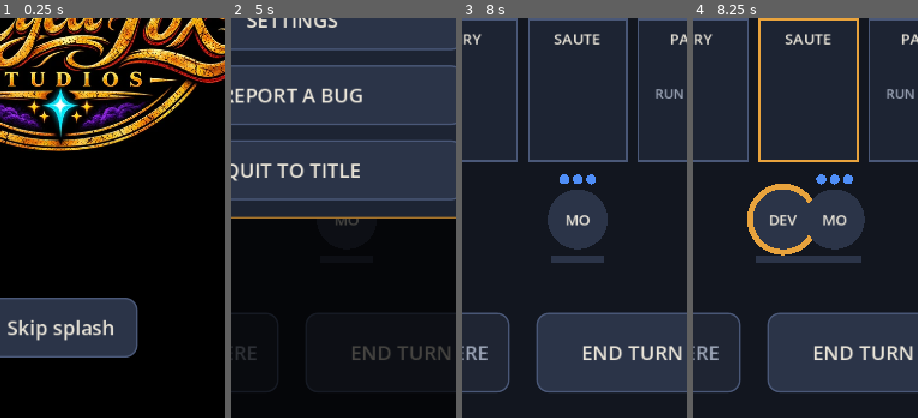
Above: before the commit, frames 1-4 (left to right).
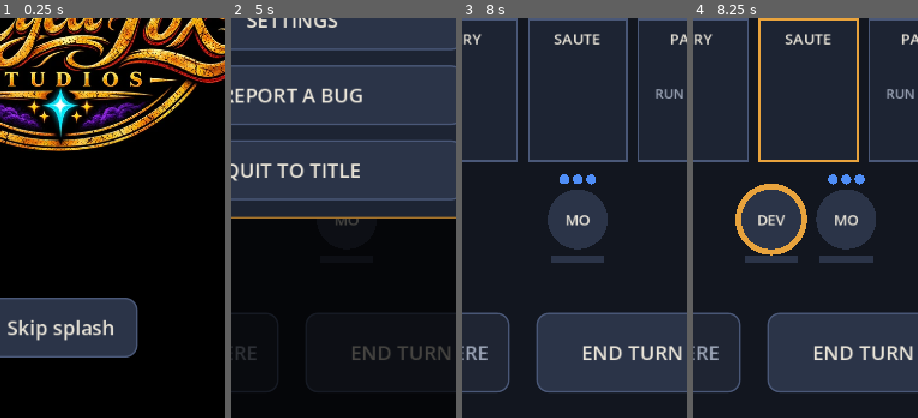
Above: after the commit, the same moments.

Repository: duffpowell-commits/Rush
Game: Godot game, scene res://scenes/boot.tscn
Same seed, same stepped clock (60 frames per second), same inputs: the game is played once before the commit and once after it.
Inputs (mouse positions are % of the whole screen's width and height, from its top left):
- Up to frame 1 (0.25 s): no input
- Up to frame 2 (5 s): click "Skip splash" at 0.5 s; click "SKIP" at 1.25 s; click "NEW GAME" at 2 s; click "END TURN" at 2.75 s; click "FIRE" at 3.5 s; click "PAUSE" at 4.25 s
- Up to frame 3 (8 s): click "RESUME" at 5 s; tap Enter (ui_accept) at 5.75, 6.5, 7.25 s; move the mouse to (45, 70) at 5.77 s; hold W (move_up) 5.78-6.5 s; hold C (crouch) 5.78-6.5 s; click (45, 70) at 5.92 s; tap Space (jump) at 6.02, 6.05, 6.32, 7.55 s; drag from (80, 65) to (45, 70) at 6.52 s; move the mouse to (20, 35) at 7.27 s; hold A (move_left) from 7.28 s (still down); hold L (aim) from 7.28 s (still down)
- Up to frame 4 (8.25 s): release A (move_left) at 8 s; release L (aim) at 8 s; tap Enter (ui_accept) at 8 s; drag from (55, 50) to (20, 35) at 8.02 s
The pictures show only the part of the screen within x 36-86%, y 49-99%; the shares and areas given below are measured in that part.

Frames 1-3 are identical in both runs. In frame 4, 5.1% of the frame differs, in the area x 18-82%, y 39-62%.

Commit message:
Fix review blockers: no double score, dropped plates refire, burn shape cue
- Mid-service saves store only finished services' tickets, so a reload
  no longer counts the current service twice.
- A cook who walks out holding a plate sends that dish back to refire
  instead of leaving the ticket stuck as carried.
- The turn before a pan burns shows BURN! and a thick ring, not colour
  alone.
- Cooks sharing a station sit a full touch target apart; burns and
  walk-outs get a sound and subtitle.
- Tests for the score save and the dropped plate.

Co-Authored-By: Claude Opus 5.5 <noreply@anthropic.com>

Diff:
--- a/scripts/game.gd
+++ b/scripts/game.gd
@@ -69,7 +69,7 @@
 # ---------------------------------------------------------------- state + saving
 
 func state() -> Dictionary:
-	return {"level": level, "score": score, "lives": lives}
+	return {"level": level, "score": _night_before, "lives": lives}   # finished services only: a reload restarts the service
 
 
 func checkpoint() -> void:
@@ -207,7 +207,11 @@
 		k.walked = walked_before   # god mode: walked tables don't count
 	for e in k.events:
 		if e.begins_with("BURN"):
+			get_node("/root/Audio").sfx("bad", 0.8)
 			get_node("/root/Subs").cue("[sizzle: burn]")
+		elif e.ends_with("WALKED OUT"):
+			get_node("/root/Audio").sfx("bad", 0.6)
+			get_node("/root/Subs").cue("[door slams: cook walked out]")
 	if lives <= 0 or k.crew.all(func(c): return c.out):
 		game_over()
 		return
@@ -282,7 +286,7 @@
 			if i == c:
 				idx = same
 			same += 1
-	var off := 0.0 if same <= 1 else (idx - (same - 1) / 2.0) * 62.0
+	var off := 0.0 if same <= 1 else (idx - (same - 1) / 2.0) * (COOK_R * 2.0 + UI.GAP)
 	return Vector2(r.get_center().x + off, r.end.y + 70.0)
 
 
@@ -364,12 +368,15 @@
 		if i < k.pans.size() and not k.pans[i].is_empty():
 			var p: Dictionary = k.pans[i]
 			var up: bool = p.left <= 0
-			var tone := ("bad" if p.sat >= k.burn_after else "warn") if up else "info"
+			var burning: bool = up and p.sat >= k.burn_after
+			var tone := ("bad" if burning else "warn") if up else "info"
 			if not low and up:
 				f.draw_circle(r.get_center() + Vector2(0, 20), 46.0, Color(UI.key(tone), 0.2))
 			f.draw_circle(r.get_center() + Vector2(0, 20), 34.0, UI.key(tone))
+			if burning:   # shape cue, not colour alone: a thick ring the turn before it burns
+				f.draw_arc(r.get_center() + Vector2(0, 20), 40.0, 0.0, TAU, 32, UI.key("bad"), 5.0)
 			f.draw_string(font, r.position + Vector2(0, r.size.y - 18), p.dish, HORIZONTAL_ALIGNMENT_CENTER, r.size.x, UI.font_size(16), ink)
-			f.draw_string(font, r.get_center() + Vector2(-30, 30), "UP!" if up else "%d'" % p.left,
+			f.draw_string(font, r.get_center() + Vector2(-30, 30), ("BURN!" if burning else "UP!") if up else "%d'" % p.left,
 				HORIZONTAL_ALIGNMENT_CENTER, 60, UI.font_size(22), Color.BLACK)
 		elif i == Kitchen.PASS_IX:
 			f.draw_string(font, r.get_center() + Vector2(-r.size.x / 2, 10), "RUN HERE", HORIZONTAL_ALIGNMENT_CENTER, r.size.x, UI.font_size(16), UI.DIM)
--- a/scripts/kitchen.gd
+++ b/scripts/kitchen.gd
@@ -29,7 +29,7 @@
 var ticket_time := 9     # minutes a ticket has before it's walked
 var ap := 3              # actions per cook per turn
 var stress_cap := 6
-var burn_after := 1      # turns a finished pan can sit before it burns
+var burn_after := 1      # a finished pan burns at the end of the turn its wait passes this (2 turns to plate at 1)
 
 var service := 1
 var turn := 0
@@ -67,7 +67,7 @@
 	var last_arrival := maxi(turns - ticket_time - 2, 4)
 	for i in count:
 		var arrive := int(round(float(i) * last_arrival / maxf(count - 1, 1)))
-		var big := i == count / 2 + 1 and n >= 1
+		var big := i == count / 2 + 1
 		incoming.append({"arrive": arrive, "ticket": _make_ticket(big)})
 	if n == 1:   # the first ticket of the night teaches the grill: DEV starts there
 		incoming[0].ticket.items = [{"dish": "BURGER", "state": "wait"}]
@@ -285,7 +285,7 @@
 			cr.stress = maxi(0, cr.stress - 2)
 		if cr.stress >= stress_cap:
 			cr.out = true
-			cr.hand = {}
+			_drop_hand(cr)
 			_say("%s WALKED OUT" % cr.name)
 		cr.ap = ap
 		cr.acted = false
@@ -293,6 +293,18 @@
 	_arrivals()
 	if (tickets.is_empty() and incoming.is_empty()) or crew.all(func(cr): return cr.out) or turn >= turns + ticket_time + 3:
 		done = true
+
+
+## A cook leaves holding a plate: that dish goes back on the ticket to refire, like a burn.
+func _drop_hand(cr: Dictionary) -> void:
+	if cr.hand.is_empty():
+		return
+	var t := ticket(cr.hand.tid)
+	for it in t.get("items", []):
+		if it.state == "carried" and it.dish == cr.hand.dish:
+			it.state = "wait"
+			break
+	cr.hand = {}
 
 
 func _say(s: String) -> void:
--- a/tests/run_tests.gd
+++ b/tests/run_tests.gd
@@ -402,6 +402,30 @@
 	check(k.crew[1].out and k.crew[1].hand.is_empty(), "at the stress cap a cook walks out")
 
 
+## A cook who walks out mid-carry puts the dish back to refire, so the ticket can still go out.
+func test_kitchen_walkout_drops_plate() -> void:
+	var k := _kitchen()
+	k.start(1)
+	var t: Dictionary = k.tickets[0]
+	t.items[0].state = "carried"
+	k.crew[1].hand = {"tid": t.id, "dish": t.items[0].dish}
+	k.crew[1].stress = k.stress_cap - 1
+	k.crew[1].acted = true
+	t.time = 2   # red, so working adds the last point of stress
+	k.end_turn()
+	check(k.crew[1].out and k.crew[1].hand.is_empty(), "cook walked out")
+	check(t.items[0].state == "wait", "the dropped plate goes back to refire (%s)" % t.items[0].state)
+
+
+## Saving mid-service keeps only finished services' tickets, so a reload can't count them twice.
+func test_rush_save_no_double_count() -> void:
+	var g = load("res://scripts/game.gd").new()
+	g._night_before = 3
+	g.score = 7
+	check(int(g.state().score) == 3, "mid-service save stores finished services only (%s)" % g.state().score)
+	g.free()
+
+
 ## The greedy bot gets most of service 1 out: the slice is playable, not a wall.
 func test_kitchen_service1_beatable() -> void:
 	var k := _kitchen()
Binary file changed: docs/renders/flow_char_climb.png
Binary file changed: docs/renders/flow_char_crouch.png
Binary file changed: docs/renders/flow_char_jump.png
Binary file changed: docs/renders/flow_char_punch.png
Binary file changed: docs/renders/flow_char_ragdoll.png
Binary file changed: docs/renders/flow_char_run.png
Binary file changed: docs/renders/flow_char_stairs.png
Binary file changed: docs/renders/flow_char_strafe.png
Binary file changed: docs/renders/flow_char_swim.png
Binary file changed: docs/renders/flow_first_minute.png
Binary file changed: docs/renders/flow_game_lefthanded.png
Binary file changed: docs/renders/flow_gameover.png
(and 8 more such lines)
